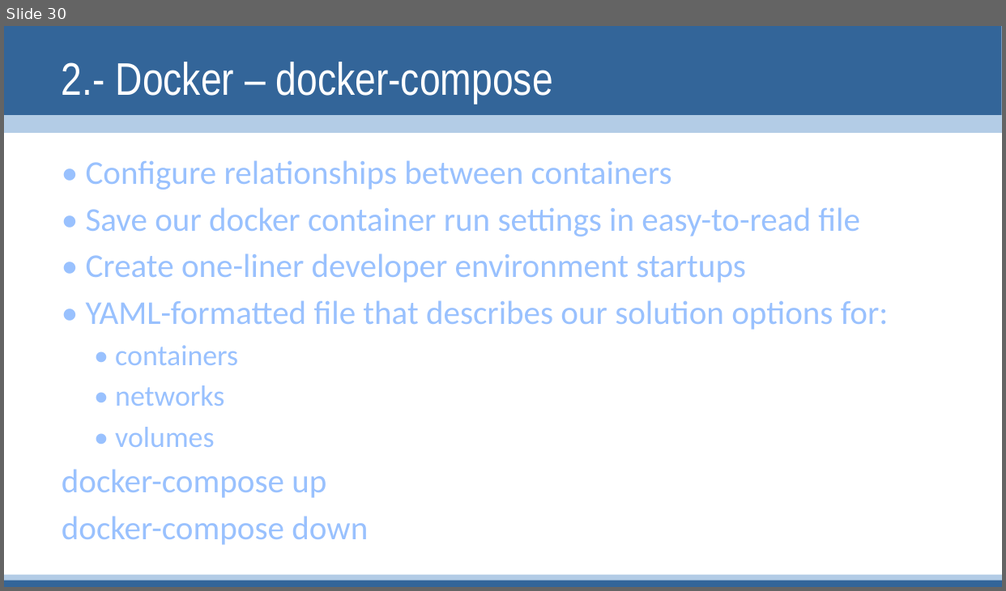
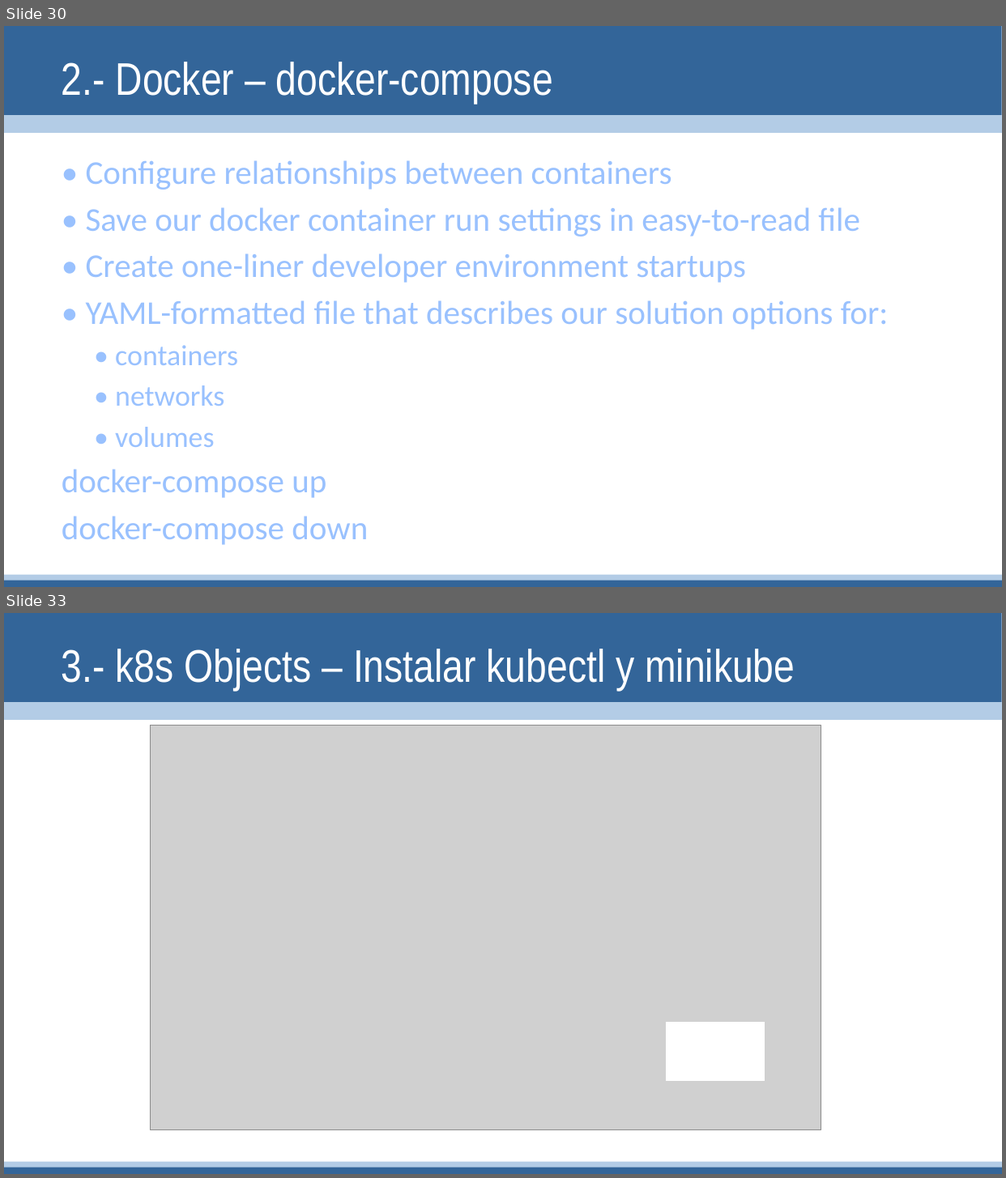
Before and after one commit to linuxsapiens/curso_kubernetes, a slide deck: Kubernetes2.pptx. Shown one above the other, each under a label of ours: slide 30 before the commit, slides 30 and 33 after it; the slides between them are not shown. The pictures are 1006x591 and 1006x1178 pixels, drawn with LibreOffice and Linux fonts; fonts in the diff are those of the drawing; grey boxes stand for pictures. Boxes give left, top, right and bottom in pixels: in the first picture for what was removed or moved away, otherwise in the second. Text is boxed around its words. In the diff, an @@ line names an element or a change of style, - is before the commit and + after.

Commit message:
3 k8s Objects

```diff
--- a/Kubernetes2.pptx
+++ b/Kubernetes2.pptx
@@ slide 33 added at <box>4,613,1002,1174</box>, background #FFFFFF; not listed: 4 template elements that a slide beside it also shows @@
@@ title added at <box>62,649,795,690</box>, 44 pt, text #FFFFFF @@
+3.- k8s Objects – Instalar kubectl y minikube
@@ picture added at <box>151,726,821,1130</box> @@
@@ rectangle added at <box>667,1023,765,1081</box>, fill #FFFFFF, outline #FFFFFF 1 pt @@
```
Also in this commit, not shown: 8 other slides added, 9 other files.
